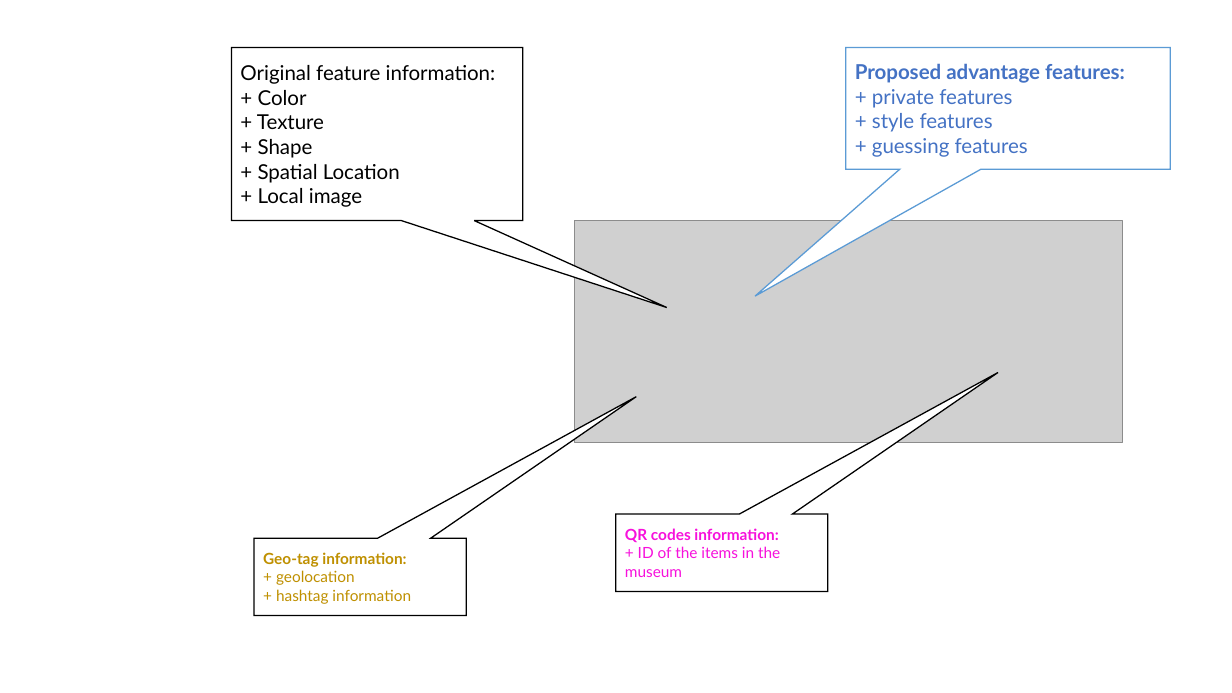
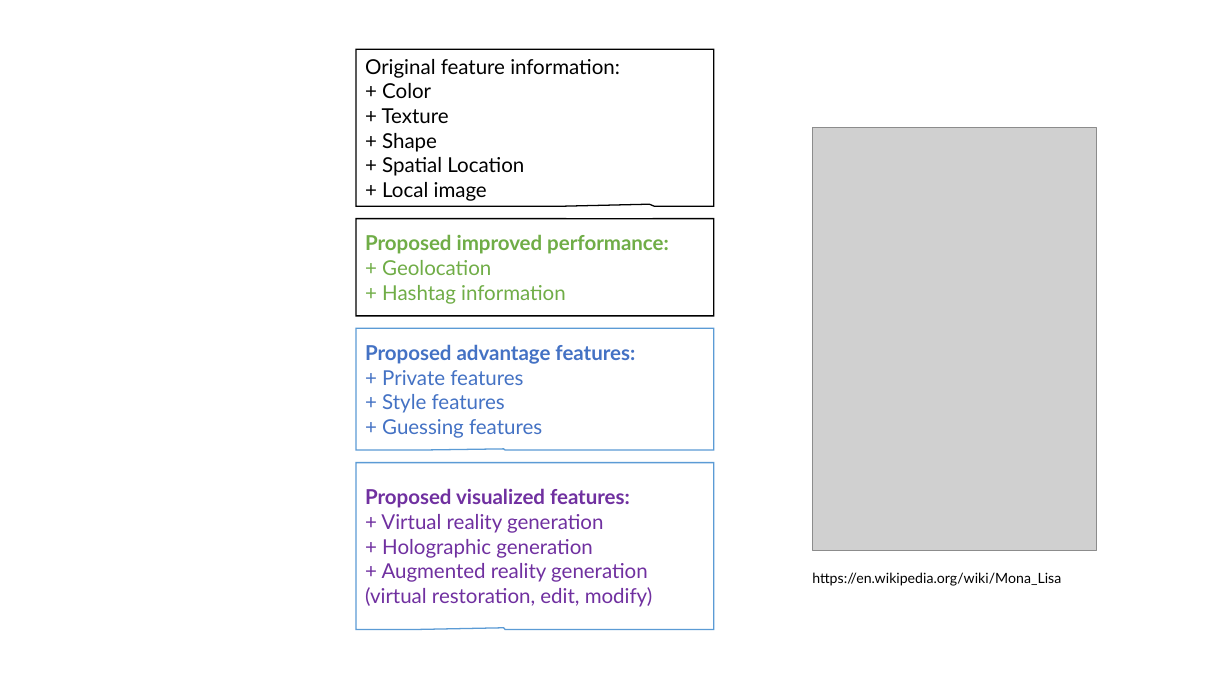
Before and after one commit to dungdovu/DGA1031, a slide deck: slide 12 of DGA1031/What is it.pptx (slide 11 before the commit). Drawn at 1232x693 pixels with LibreOffice and Linux fonts; fonts in the diff are those of the drawing; grey boxes stand for pictures; background and template pictures are left out. Boxes give left, top, right and bottom in pixels: in the first picture for what was removed or moved away, otherwise in the second. Text is boxed around its words. In the diff, an @@ line names an element or a change of style, - is before the commit and + after.

```diff
--- a/DGA1031/What is it.pptx
+++ b/DGA1031/What is it.pptx
@@ speech box "Original feature information:": place and size @@
-speech box "Original feature information:" at [231,47,522,220]
+speech box "Original feature information:" at [356,49,714,206]
@@ picture added at [812,128,1096,550] @@
@@ proportions changed in 3 elements at [356,49,714,206], [356,328,714,450], [356,219,714,316] @@
@@ speech box "Proposed improved performance:": place and size @@
-speech box "Proposed improved performance:" at [254,538,466,616]
+speech box "Proposed improved performance:" at [356,219,714,316]
@@ text in speech box at [365,234,669,304]: text changed; size 12 to 16 pt; text colour #BF9000 to #70AD47 @@
-Geo-tag information:
-+ geolocation
-+ hashtag information
+Proposed improved performance:
++ Geolocation
++ Hashtag information
@@ picture removed at [575,221,1124,443] @@
@@ speech box "Proposed advantage features:": place and size @@
-speech box "Proposed advantage features:" at [846,47,1170,169]
+speech box "Proposed advantage features:" at [356,328,714,450]
@@ text in speech box at [382,370,542,438]: text changed @@
-+ private features
-+ style features
-+ guessing features
++ Private features
++ Style features
++ Guessing features
@@ speech box added at [356,463,714,630], fill #FFFFFF, outline #5B9BD5 1 pt, 16 pt, text #7030A0 @@
+Proposed visualized features:
++ Virtual reality generation
++ Holographic generation
++ Augmented reality generation (virtual restoration, edit, modify)
@@ speech box removed at [616,514,827,592] @@
-QR codes information:
-+ ID of the items in the museum
@@ text added at [812,572,1061,586], 11 pt, text #000000 @@
+https://en.wikipedia.org/wiki/Mona_Lisa
```
Also in this commit, not shown: 8 other slides changed, 6 slides added, 5 other files.
